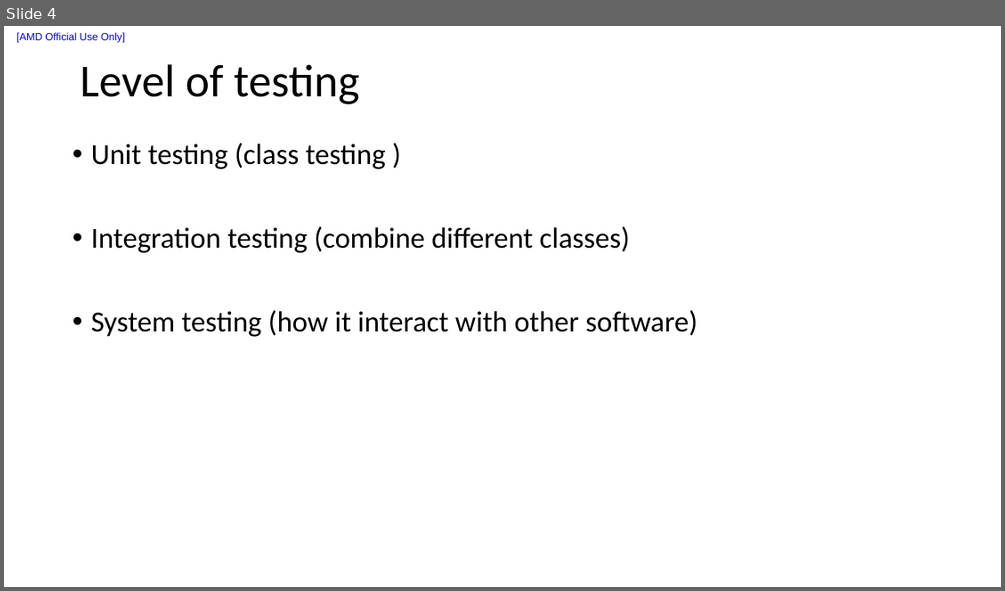
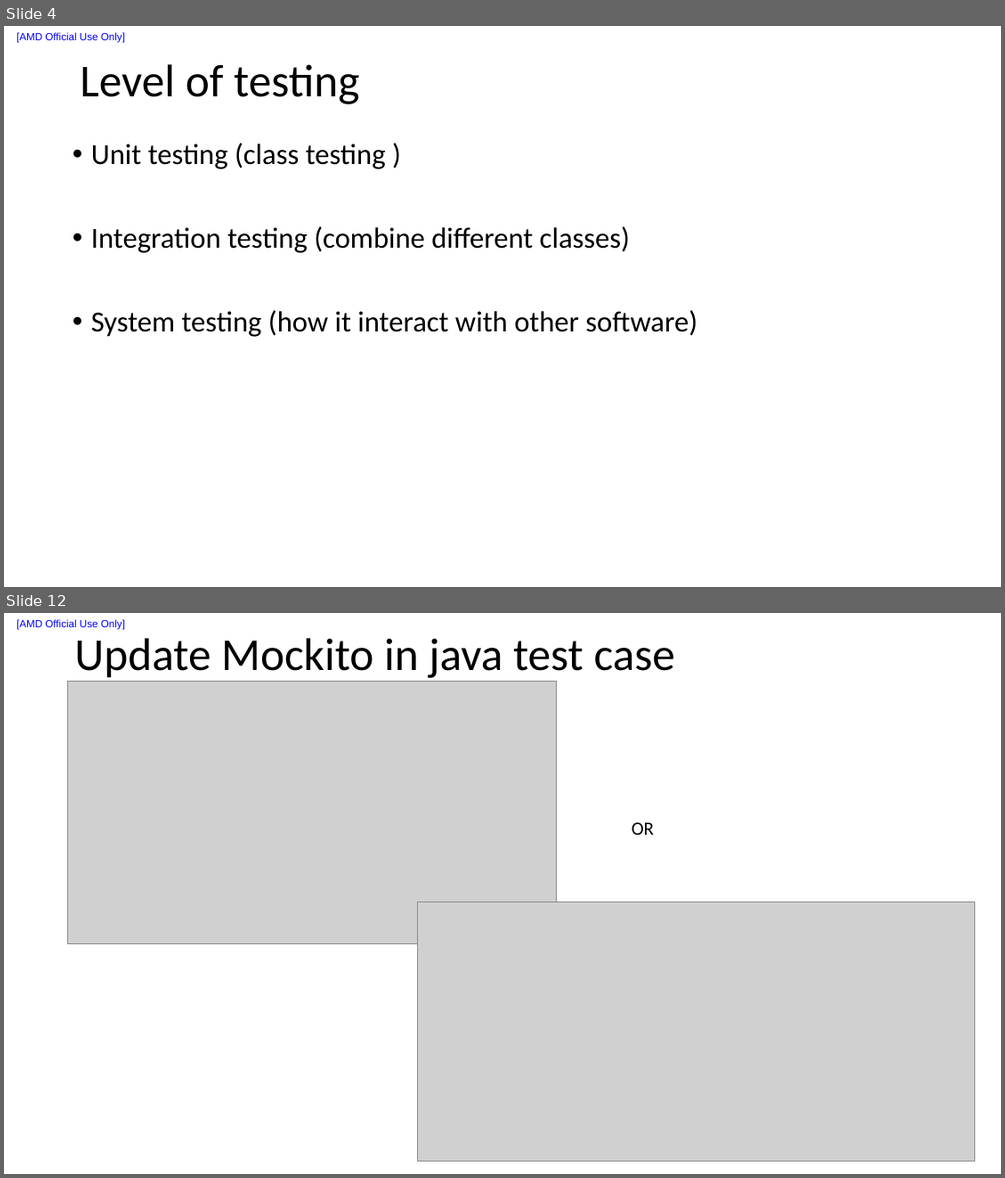
Before and after one commit to liuxu-github-ui/Java, a slide deck: Software testing/software testing.pptx. Shown one above the other, each under a label of ours: slide 4 before the commit, slides 4 and 12 after it; the slides between them are not shown. The pictures are 1005x591 and 1005x1178 pixels, drawn with LibreOffice and Linux fonts; fonts in the diff are those of the drawing; grey boxes stand for pictures. Boxes give left, top, right and bottom in pixels: in the first picture for what was removed or moved away, otherwise in the second. Text is boxed around its words. In the diff, an @@ line names an element or a change of style, - is before the commit and + after.

```diff
--- a/Software testing/software testing.pptx
+++ b/Software testing/software testing.pptx
@@ slide 12 added at (4, 613, 1001, 1174), background #FFFFFF; not listed: 1 template element that a slide beside it also shows @@
@@ title added at (74, 638, 675, 682), 44 pt, text #000000 @@
+Update Mockito in java test case
@@ picture added at (67, 681, 557, 943) @@
@@ text added at (631, 822, 654, 835), 18 pt, text #000000 @@
+OR
@@ picture added at (418, 901, 975, 1160) @@
```
Also in this commit, not shown: 9 other slides added, 2 slides removed, 16 other files.
